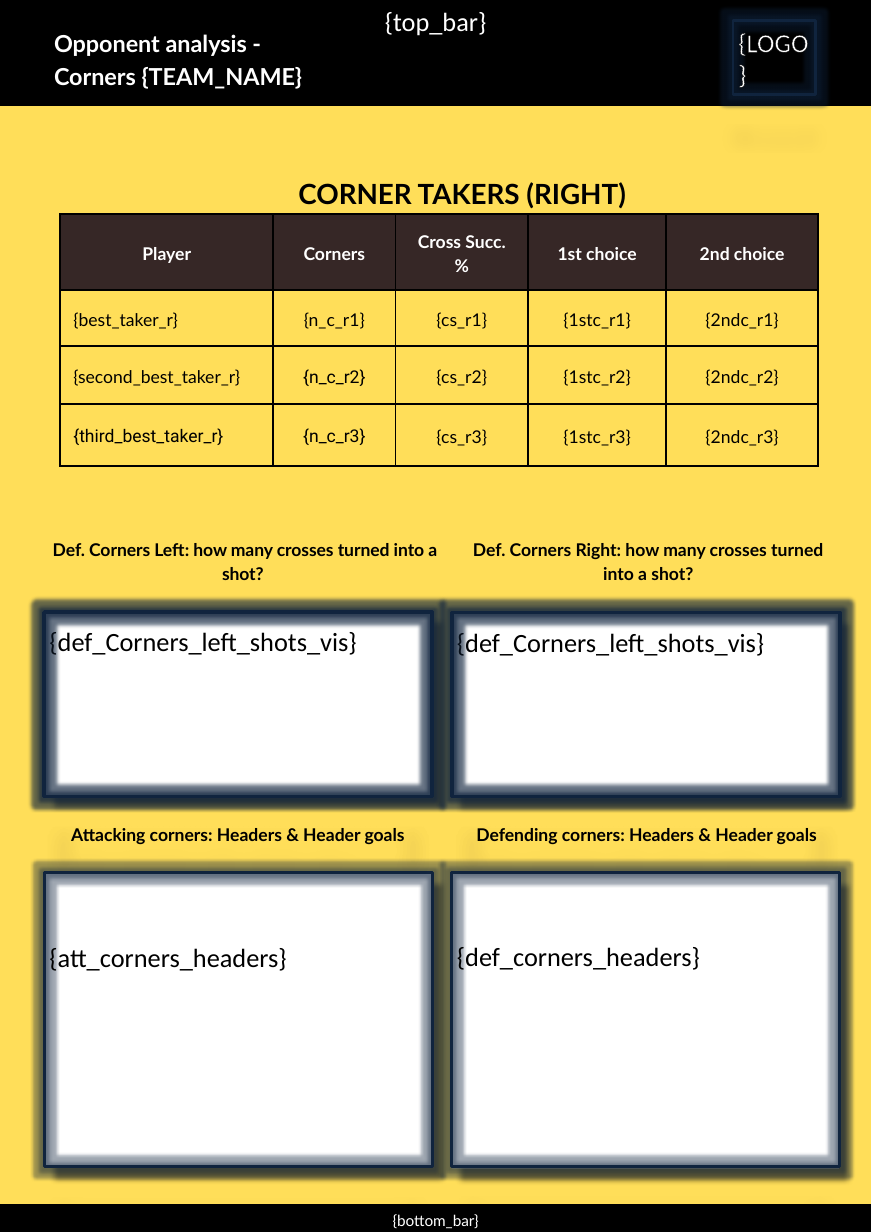
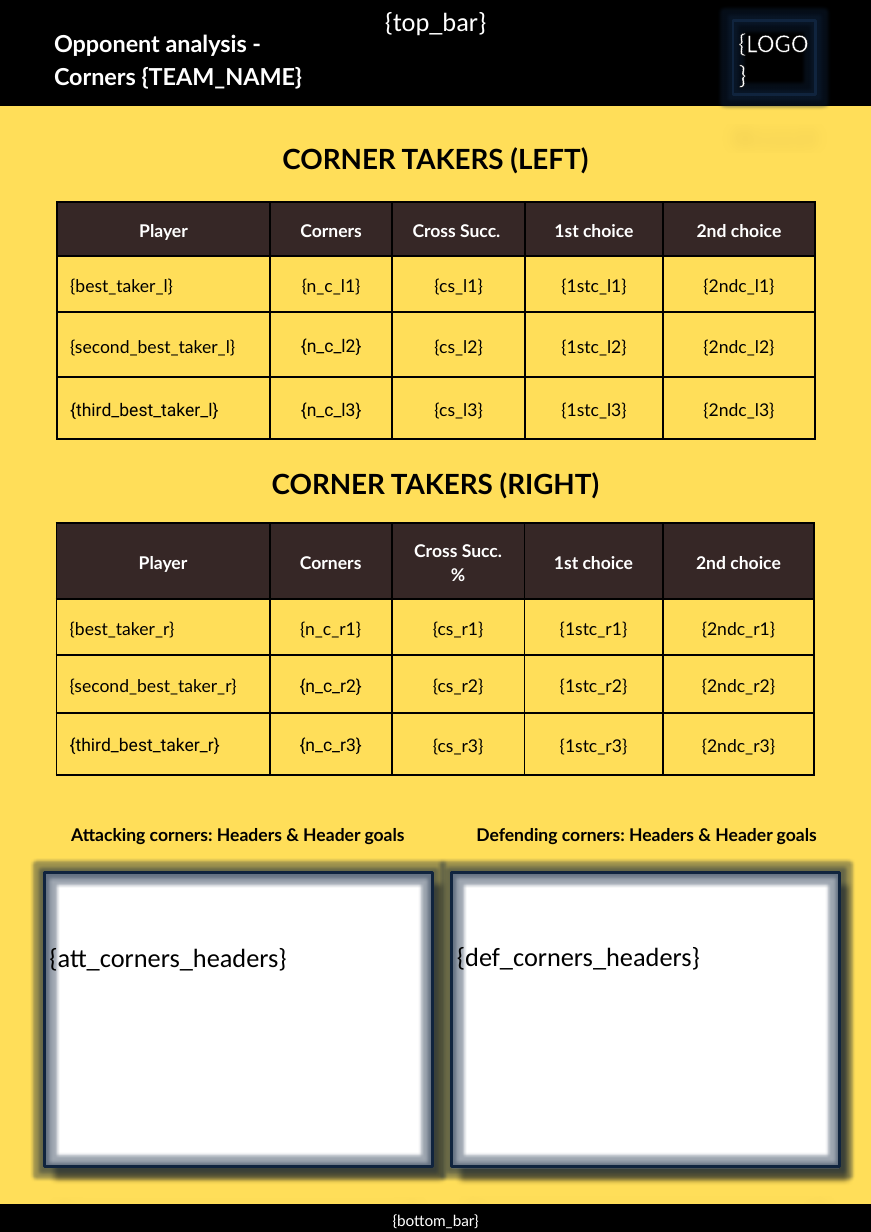
Before and after one commit to RoelandKramer/opp_analysis2, a slide deck: slide 2 of template_opp_analysis.pptx. Drawn at 871x1232 pixels with LibreOffice and Linux fonts; fonts in the diff are those of the drawing. Boxes give left, top, right and bottom in pixels: in the first picture for what was removed or moved away, otherwise in the second. Text is boxed around its words. In the diff, an @@ line names an element or a change of style, - is before the commit and + after.

```diff
--- a/template_opp_analysis.pptx
+++ b/template_opp_analysis.pptx
@@ text added at box(282, 147, 588, 174), 19 pt, text #000000, bold @@
+CORNER TAKERS (LEFT)
@@ table added at box(57, 202, 815, 440), 4 rows, 5 columns @@
+Player | Corners | Cross Succ. | 1st choice | 2nd choice
+{best_taker_l} | {n_c_l1} | {cs_l1} | {1stc_l1} | {2ndc_l1}
+{second_best_taker_l} | {n_c_l2} | {cs_l2} | {1stc_l2} | {2ndc_l2}
+{third_best_taker_l} | {n_c_l3} | {cs_l3} | {1stc_l3} | {2ndc_l3}
@@ text "CORNER TAKERS (RIGHT)": place and size @@
-text "CORNER TAKERS (RIGHT)" at box(298, 182, 625, 208)
+text "CORNER TAKERS (RIGHT)" at box(272, 472, 599, 499)
@@ table: place and size @@
-table at box(60, 215, 818, 466)
+table at box(57, 524, 815, 775)
@@ text removed at box(53, 543, 437, 580) @@
-Def. Corners Left: how many crosses turned into a shot?
@@ text removed at box(473, 543, 823, 580) @@
-Def. Corners Right: how many crosses turned into a shot?
@@ rectangle removed at box(43, 613, 431, 797) @@
@@ rectangle removed at box(44, 613, 432, 797) @@
-{def_Corners_left_shots_vis}
@@ rectangle removed at box(45, 612, 432, 796) @@
@@ rectangle removed at box(452, 613, 839, 797) @@
@@ rectangle removed at box(452, 613, 840, 797) @@
-{def_Corners_left_shots_vis}
@@ rectangle removed at box(452, 613, 840, 797) @@
```
Also in this commit, not shown: 1 other slide changed.
